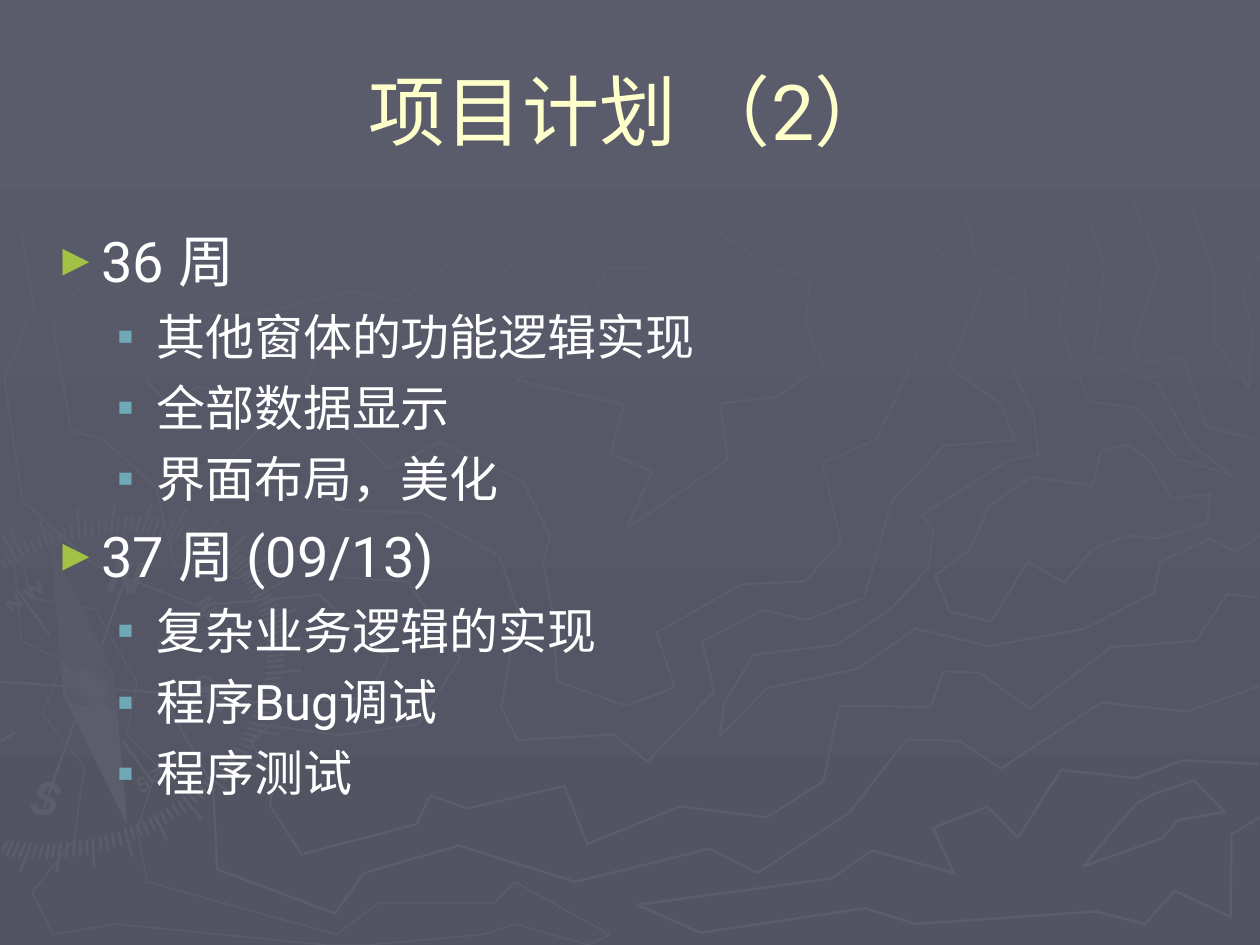
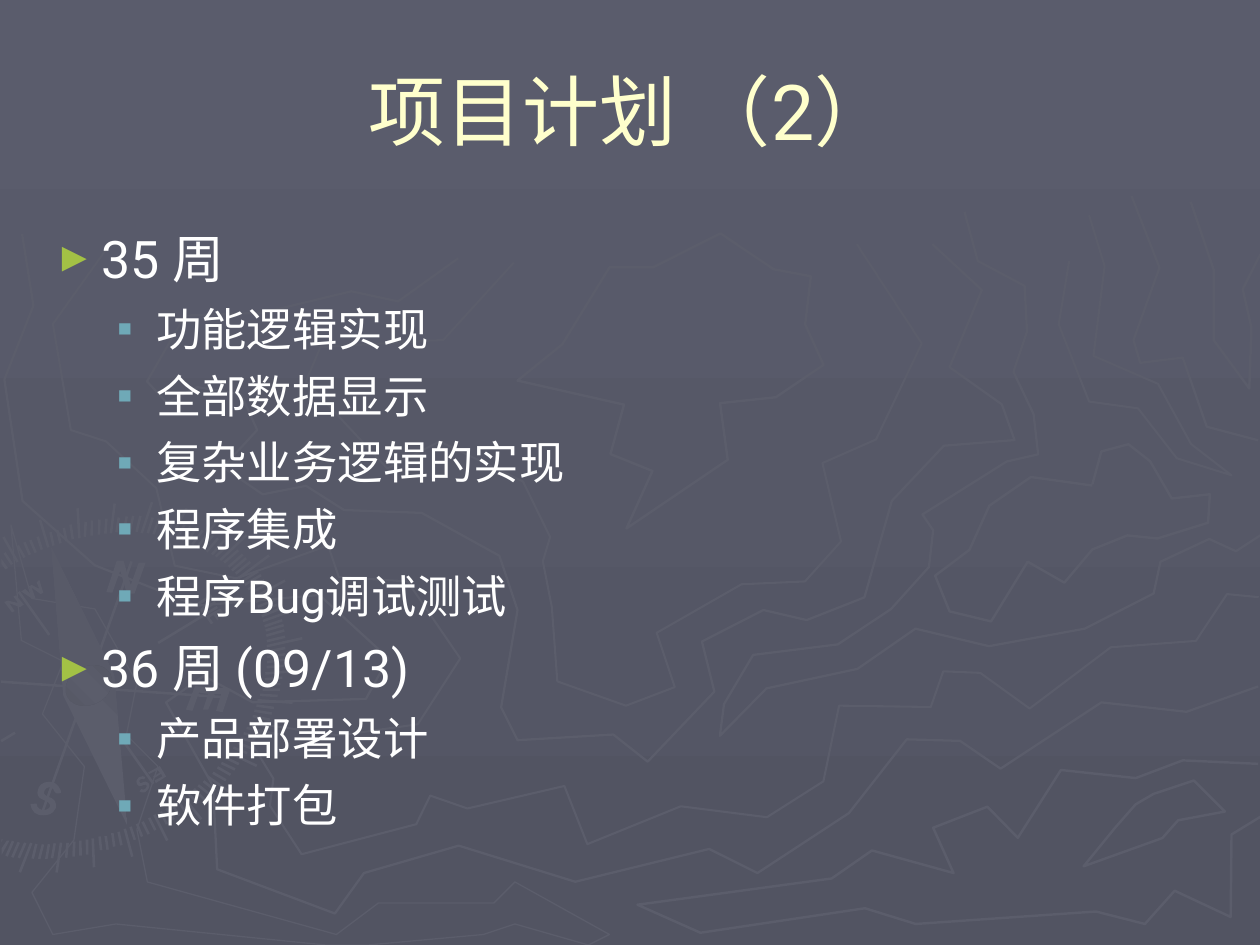
Before and after one commit to honj51/ideacode, a slide deck: slide 4 of doc/房产中介管理/项目计划.ppt. Drawn at 1260x945 pixels with LibreOffice and Linux fonts; fonts in the diff are those of the drawing. Boxes give left, top, right and bottom in pixels: in the first picture for what was removed or moved away, otherwise in the second. Text is boxed around its words. In the diff, an @@ line names an element or a change of style, - is before the commit and + after.

```diff
--- a/doc/房产中介管理/项目计划.ppt
+++ b/doc/房产中介管理/项目计划.ppt
@@ text at [101, 237, 428, 350]: text changed; size 28 to 25.9 pt @@
-► 36 周
-  ▪ 其他窗体的功能逻辑实现
+► 35 周
+  ▪ 功能逻辑实现
@@ text at [156, 374, 564, 483]: size 28 to 25.9 pt in "全部数据显示", "复杂业务逻辑的实现" @@
@@ text at [101, 456, 499, 590]: paragraphs removed @@
-  ▪ 界面布局，美化
-► 37 周 (09/13)
@@ text at [101, 508, 507, 826]: text changed; size 28 to 25.9 pt @@
-  ▪ 程序Bug调试
-  ▪ 程序测试
+  ▪ 程序集成
+  ▪ 程序Bug调试测试
+► 36 周 (09/13)
+  ▪ 产品部署设计
+  ▪ 软件打包
```
Also in this commit, not shown: 2 other slides changed, 4 other files.
